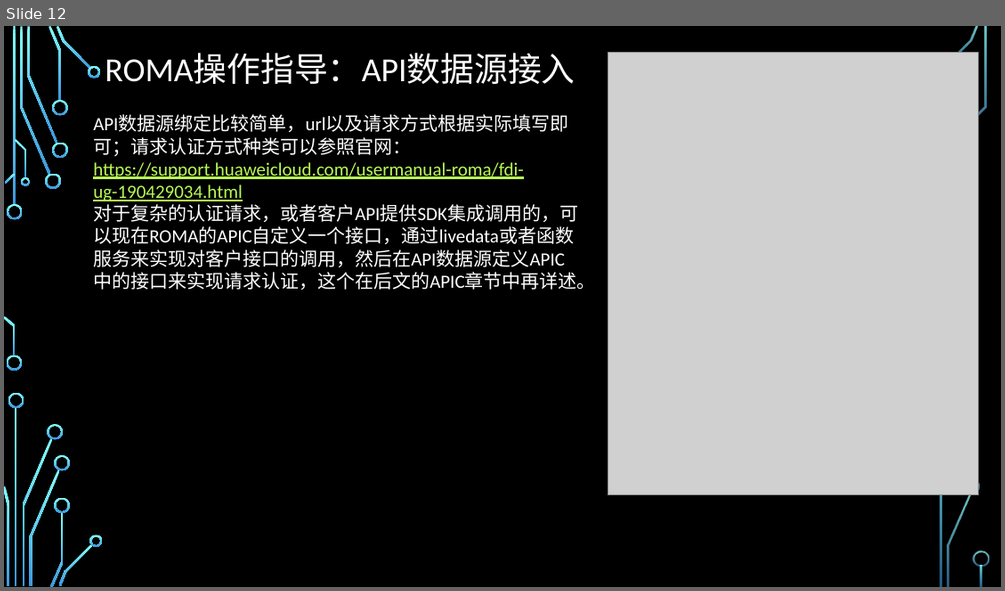
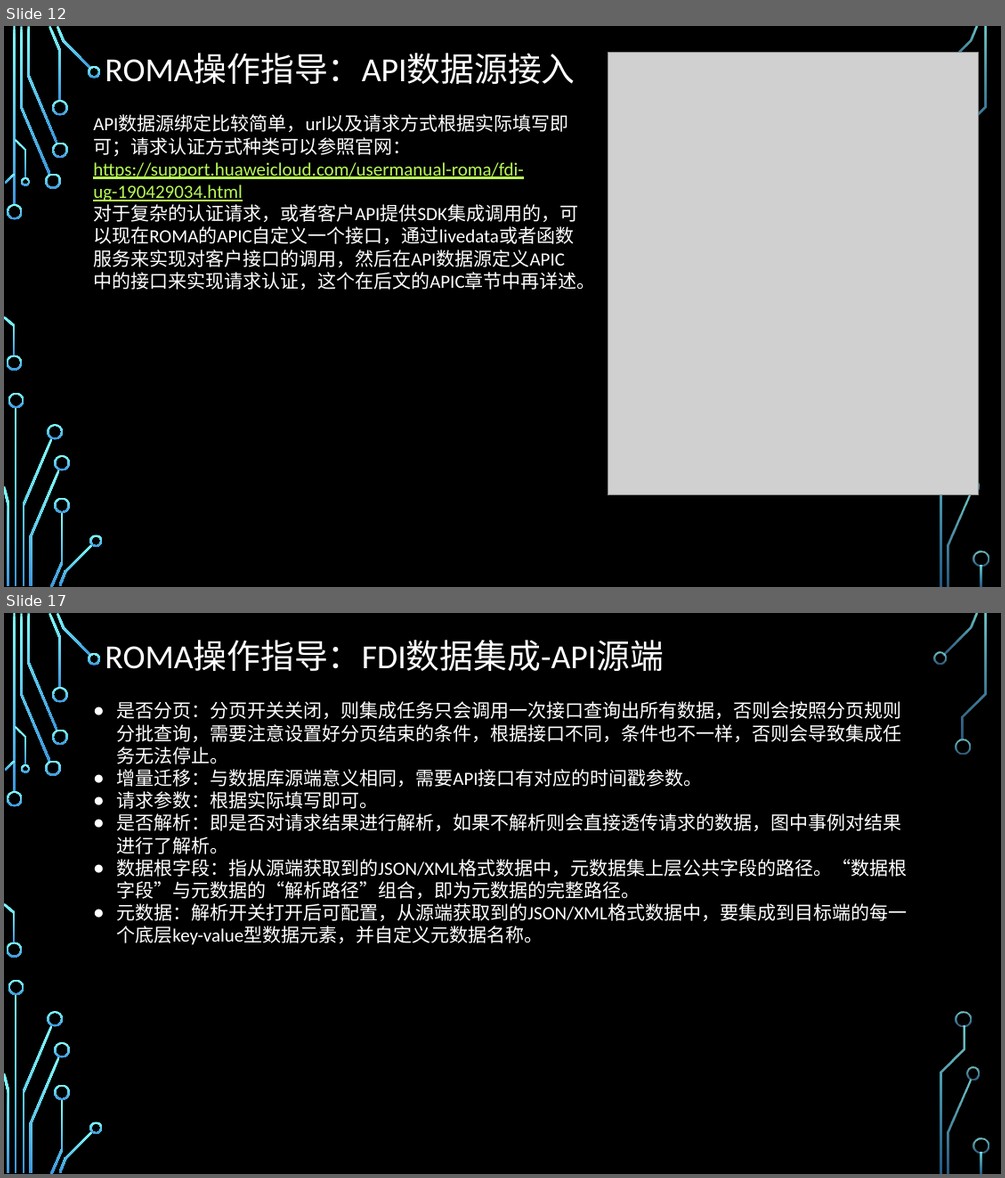
Before and after one commit to zhaoxukl1314/roma, a slide deck: ROMA使用手册.pptx. Shown one above the other, each under a label of ours: slide 12 before the commit, slides 12 and 17 after it; the slides between them are not shown. The pictures are 1005x591 and 1005x1178 pixels, drawn with LibreOffice and Linux fonts; fonts in the diff are those of the drawing; grey boxes stand for pictures; background and template pictures are left out. Boxes give left, top, right and bottom in pixels: in the first picture for what was removed or moved away, otherwise in the second. Text is boxed around its words. In the diff, an @@ line names an element or a change of style, - is before the commit and + after.

```diff
--- a/ROMA使用手册.pptx
+++ b/ROMA使用手册.pptx
@@ slide 17 added at bbox=[4, 613, 1001, 1174], background picture (left out); not listed: 33 template elements that a slide beside it also shows @@
@@ title added at bbox=[105, 641, 663, 671], 32.4 pt, text #CCE8CF @@
+ROMA操作指导：FDI数据集成-API源端
@@ freeform shape added at bbox=[933, 652, 947, 665], fill gradient #82FFFF to #3D97DE @@
@@ text added at bbox=[116, 701, 906, 945], 18 pt, text #CCE8CF @@
+● 是否分页：分页开关关闭，则集成任务只会调用一次接口查询出所有数据，否则会按照分页规则分批查询，需要注意设置好分页结束的条件，根据接口不同，条件也不一样，否则会导致集成任务无法停止。
+● 增量迁移：与数据库源端意义相同，需要API接口有对应的时间戳参数。
+● 请求参数：根据实际填写即可。
+● 是否解析：即是否对请求结果进行解析，如果不解析则会直接透传请求的数据，图中事例对结果进行了解析。
+● 数据根字段：指从源端获取到的JSON/XML格式数据中，元数据集上层公共字段的路径。“数据根字段”与元数据的“解析路径”组合，即为元数据的完整路径。
+● 元数据：解析开关打开后可配置，从源端获取到的JSON/XML格式数据中，要集成到目标端的每一个底层key-value型数据元素，并自定义元数据名称。
@@ freeform shape added at bbox=[955, 738, 971, 755], fill gradient #82FFFF to #3D97DE @@
@@ freeform shape added at bbox=[956, 1011, 971, 1027], fill gradient #82FFFF to #3D97DE @@
```
Also in this commit, not shown: 17 other slides changed, 3 other slides added, 1 slide removed.
